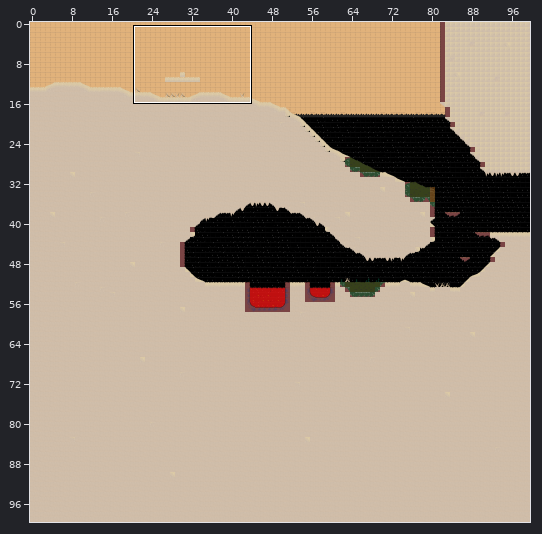
An edit to a level. Tiled map, game/data/maps/start.tmx. Above: a wide view before the commit, with the close-up outlined.
Close-up. First the earlier version:
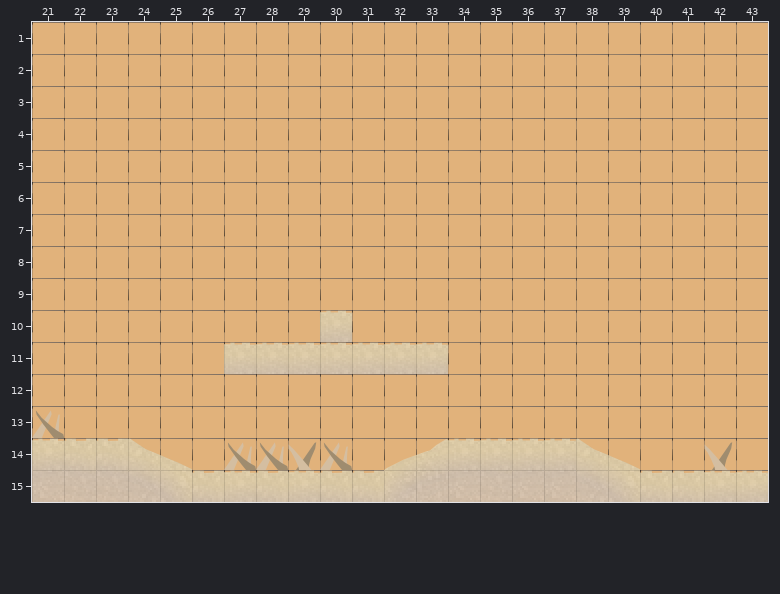
Cells are 32x32 px. Shown: x 21..43, y 1..15.
Once edited:
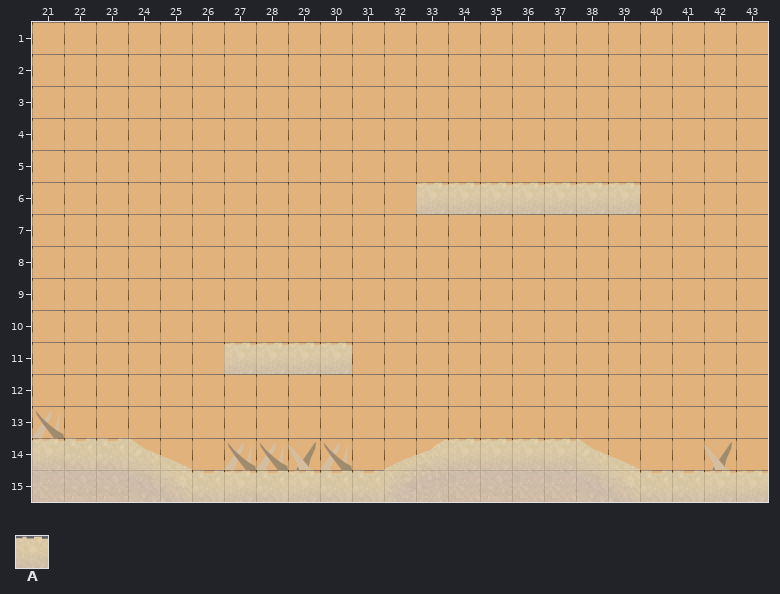
Key: from "tileset": A 3 "block".
_ is an empty cell.
Tiles replaced or removed in this view: A.
The edit:
Changed rows in their new state; . is an unchanged cell.
Layer "Foreground":
first column x 33:
 6 AAAAAAA
first column x 30:
10 _...
11 .___
